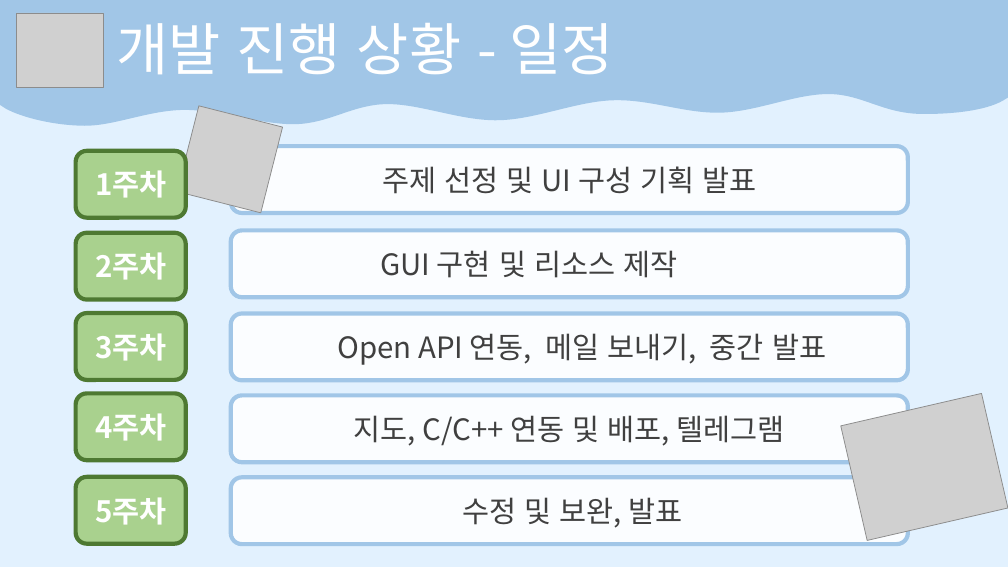
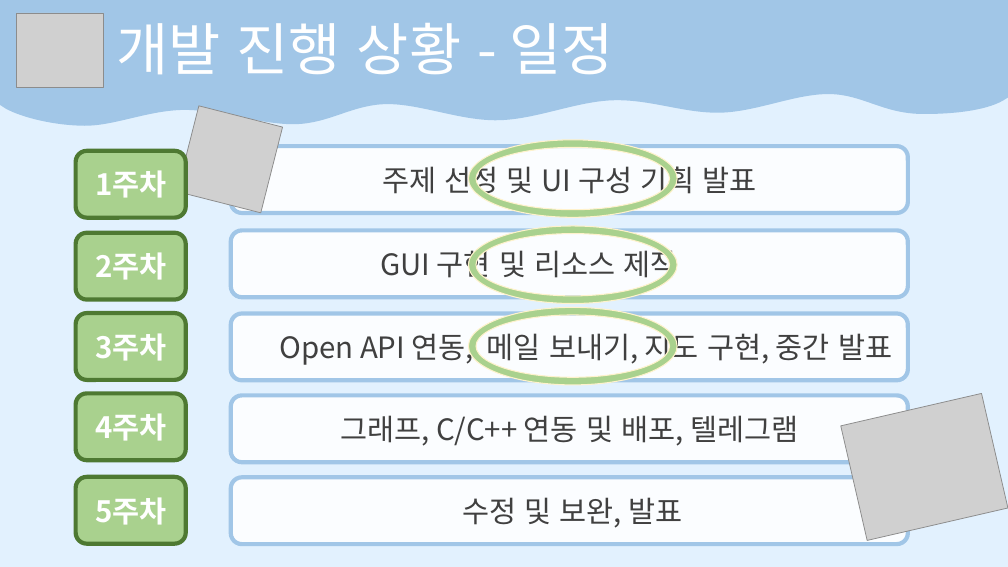
Before and after one commit to HongMyengJin/scriptlang, a slide deck: slide 7 of TermProject/Term중간발표.pptx. Drawn at 1008x567 pixels with LibreOffice and Linux fonts; fonts in the diff are those of the drawing; grey boxes stand for pictures. Boxes give left, top, right and bottom in pixels: in the first picture for what was removed or moved away, otherwise in the second. Text is boxed around its words. In the diff, an @@ line names an element or a change of style, - is before the commit and + after.

```diff
--- a/TermProject/Term중간발표.pptx
+++ b/TermProject/Term중간발표.pptx
@@ donut added at [469,140,678,218], fill #A9D18E, outline #FFF2CC 1 pt @@
@@ donut added at [469,226,678,304], fill #A9D18E, outline #FFF2CC 1 pt @@
@@ text in rounded rectangle at [279,329,892,367]: text changed @@
-Open API 연동, 메일 보내기, 중간 발표
+Open API 연동, 메일 보내기, 지도 구현, 중간 발표
@@ donut added at [469,308,678,386], fill #A9D18E, outline #FFF2CC 1 pt @@
@@ text in rounded rectangle at [340,415,798,446]: text changed @@
-지도, C/C++ 연동 및 배포, 텔레그램
+그래프, C/C++ 연동 및 배포, 텔레그램
```
Also in this commit, not shown: 1 other slide changed, 2 slides added, 2 slides removed.
